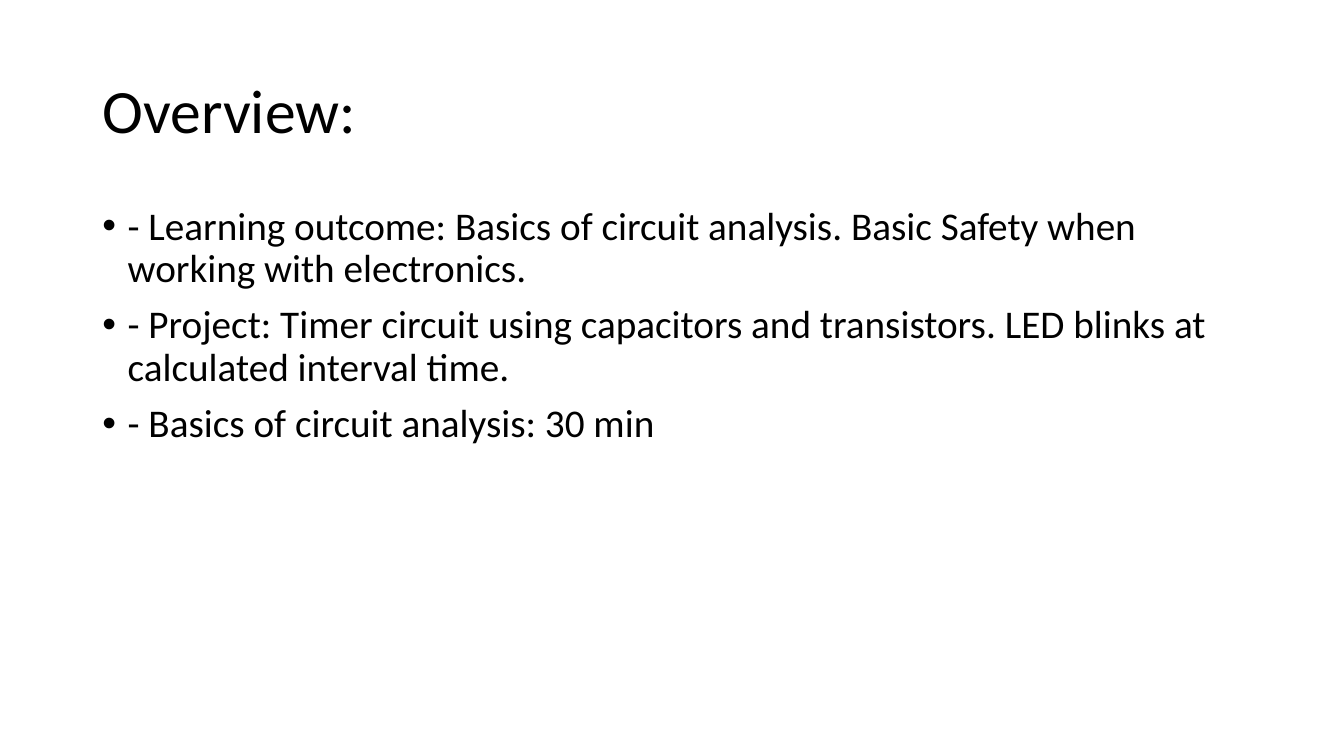
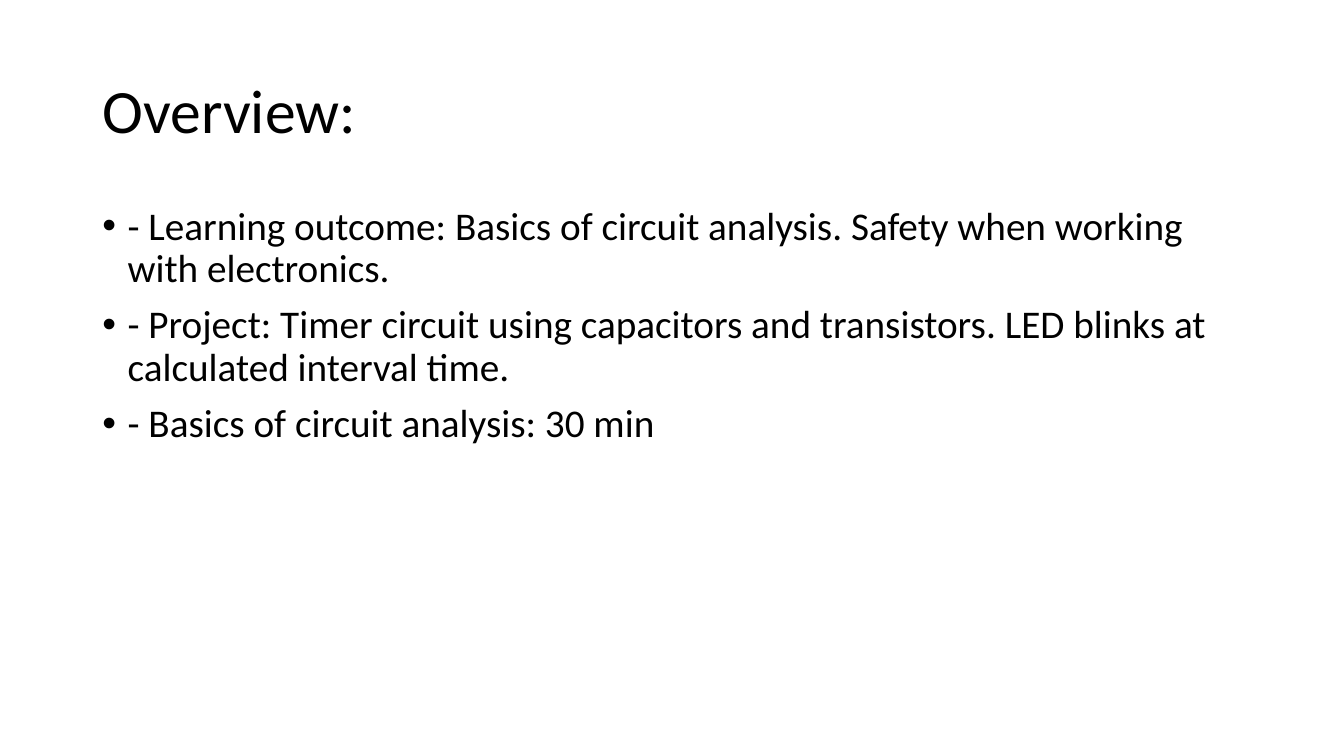
Before and after one commit to Runtime-Learner/McGill-BattleBots-Club, a slide deck: slide 2 of ECSE/Workshop-1/workshop1.pptx. Drawn at 1344x756 pixels with LibreOffice and Linux fonts; fonts in the diff are those of the drawing. Boxes give left, top, right and bottom in pixels: in the first picture for what was removed or moved away, otherwise in the second. Text is boxed around its words. In the diff, an @@ line names an element or a change of style, - is before the commit and + after.

```diff
--- a/ECSE/Workshop-1/workshop1.pptx
+++ b/ECSE/Workshop-1/workshop1.pptx
@@ text at [128,212,1183,283]: text changed @@
-• - Learning outcome: Basics of circuit analysis. Basic Safety when working with electronics.
+• - Learning outcome: Basics of circuit analysis. Safety when working with electronics.
```
Also in this commit, not shown: 1 other slide changed, 1 slide added, 5 other files.
